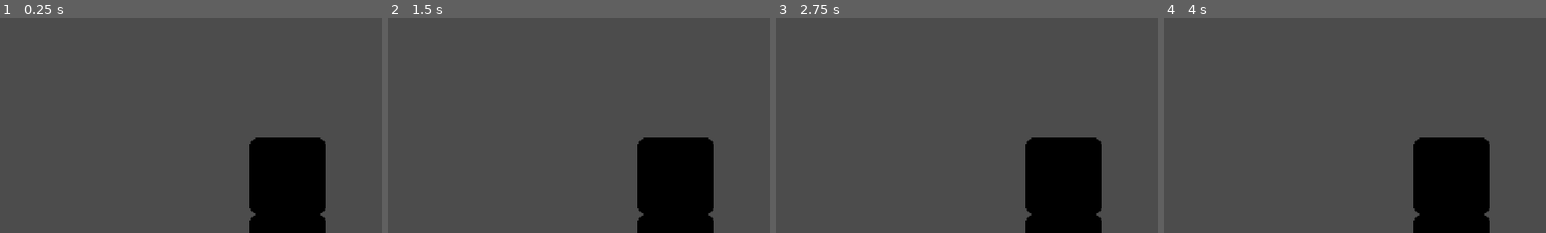
Above: before the commit, frames 1-4 (left to right).
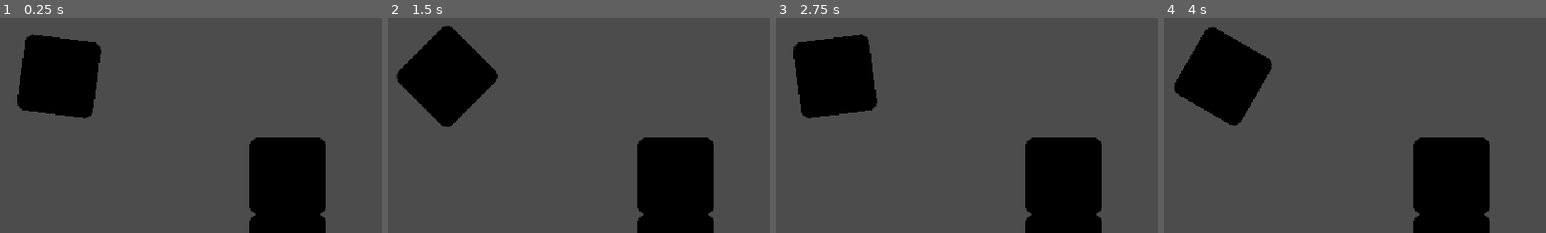
Above: after the commit, the same moments.

Repository: Sciman101/SecretSanta2020
Game: Godot game, scene res://Test1.tscn
The game is run twice, just before and just after one commit, with the same random seed, the same clock (stepped at 60 frames per second) and the same inputs. The engine's default icon, where the game draws it, is replaced by a stand-in: a white triangle on a blue panel in a dark square.
Inputs (mouse positions are % of the whole screen's width and height, from its top left):
- Up to frame 1 (0.25 s): no input
- Up to frame 2 (1.5 s): move the mouse to (72, 45) at 0.52 s; hold D (right) 0.53-1.28 s; click (72, 45) at 0.67 s; tap W (jump) at 0.77 s; move the mouse to (30, 55) at 1.27 s; hold A (left) from 1.28 s (still down); click (30, 55) at 1.42 s
- Up to frame 3 (2.75 s): tap W (jump) at 1.52 s; move the mouse to (60, 28) at 2.02 s; release A (left) at 2.03 s; hold D (right) from 2.03 s (still down); click (60, 28) at 2.17 s
- Up to frame 4 (4 s): move the mouse to (45, 70) at 2.77 s; click (45, 70) at 2.92 s; tap W (jump) at 3.02, 3.77 s; move the mouse to (80, 65) at 3.52 s; release D (right) at 3.53 s; hold A (left) from 3.53 s (still down); click (80, 65) at 3.67 s
The pictures show only the part of the screen within x 35-85%, y 17-67%; the shares and areas given below are measured in that part.

The runs differ from the first frame. In frame 1, 7.0% of the frame differs, in the area x 4-27%, y 7-47%; in frame 2, 7.0%; in frame 3, 7.0%; in frame 4, 7.0%.

Commit message:
Added rope snapping

Diff:
--- a/GrapplingHook.gd
+++ b/GrapplingHook.gd
@@ -5,6 +5,7 @@
 onready var player : KinematicBody2D = get_parent()
 
 export var max_rope_length : float # Longest the rope can be
+export var max_stretch : float # How much can the rope stretch
 export var shot_gravity : float
 
 var extended : bool = false # Is the rope extended?
@@ -40,6 +41,11 @@
 
 		var ropelen = difference.length()
 		if ropelen > rope_length:
+
+			# Snap the rope if it's too long
+			if ropelen > rope_length + max_stretch:
+				detach_grapple()
+				return
 
 			# Try and pull
 			if stuck_parent != null:
@@ -101,6 +107,17 @@
 	return pos
 
 
+# Stop the grapple
+func detach_grapple() -> void:
+	extended = false
+	# Drop the rope
+	rope.clear_points()
+	wrap_points.clear()
+	# Clear parent and position and everything
+	stuck_parent = null
+	stuck_position = Vector2.ZERO
+
+
 # DEBUG
 func _input(event):
 	if event is InputEventMouseButton:
@@ -131,13 +148,6 @@
 				rope.add_point(stuck_position)
 
 			else:
-				extended = false
-
-				# Drop the rope
-				rope.clear_points()
-				wrap_points.clear()
-
-				stuck_parent = null
-				stuck_position = Vector2.ZERO
+				detach_grapple()
 				# We boost the player a little
 				player.motion *= 1.5
--- a/Test1.tscn
+++ b/Test1.tscn
@@ -9,6 +9,17 @@
 
 [sub_resource type="RectangleShape2D" id=1]
 extents = Vector2( 32, 32 )
+
+[sub_resource type="GDScript" id=3]
+script/source = "extends KinematicBody2D
+
+func _physics_process(delta:float) -> void:
+	rotation_degrees += delta * 30
+
+# Pull the block along a certain direction
+func pull(direction:Vector2) -> Vector2:
+	return direction
+"
 
 [sub_resource type="RectangleShape2D" id=2]
 extents = Vector2( 12, 13 )
@@ -33,6 +44,19 @@
 shape = SubResource( 1 )
 
 [node name="Sprite" type="Sprite" parent="Block"]
+modulate = Color( 0, 0, 0, 1 )
+texture = ExtResource( 2 )
+
+[node name="Rotator" type="KinematicBody2D" parent="." groups=[
+"Grabbable",
+]]
+position = Vector2( 270.751, 108.593 )
+script = SubResource( 3 )
+
+[node name="CollisionShape2D" type="CollisionShape2D" parent="Rotator"]
+shape = SubResource( 1 )
+
+[node name="Sprite" type="Sprite" parent="Rotator"]
 modulate = Color( 0, 0, 0, 1 )
 texture = ExtResource( 2 )
 
@@ -77,6 +101,7 @@
 [node name="GrapplingHook" type="Node2D" parent="Player"]
 script = ExtResource( 5 )
 max_rope_length = 128.0
+max_stretch = 16.0
 
 [node name="WrapCheck" type="RayCast2D" parent="Player/GrapplingHook"]
 
Not shown: 1 places in Test1.tscn that only renumber resources
